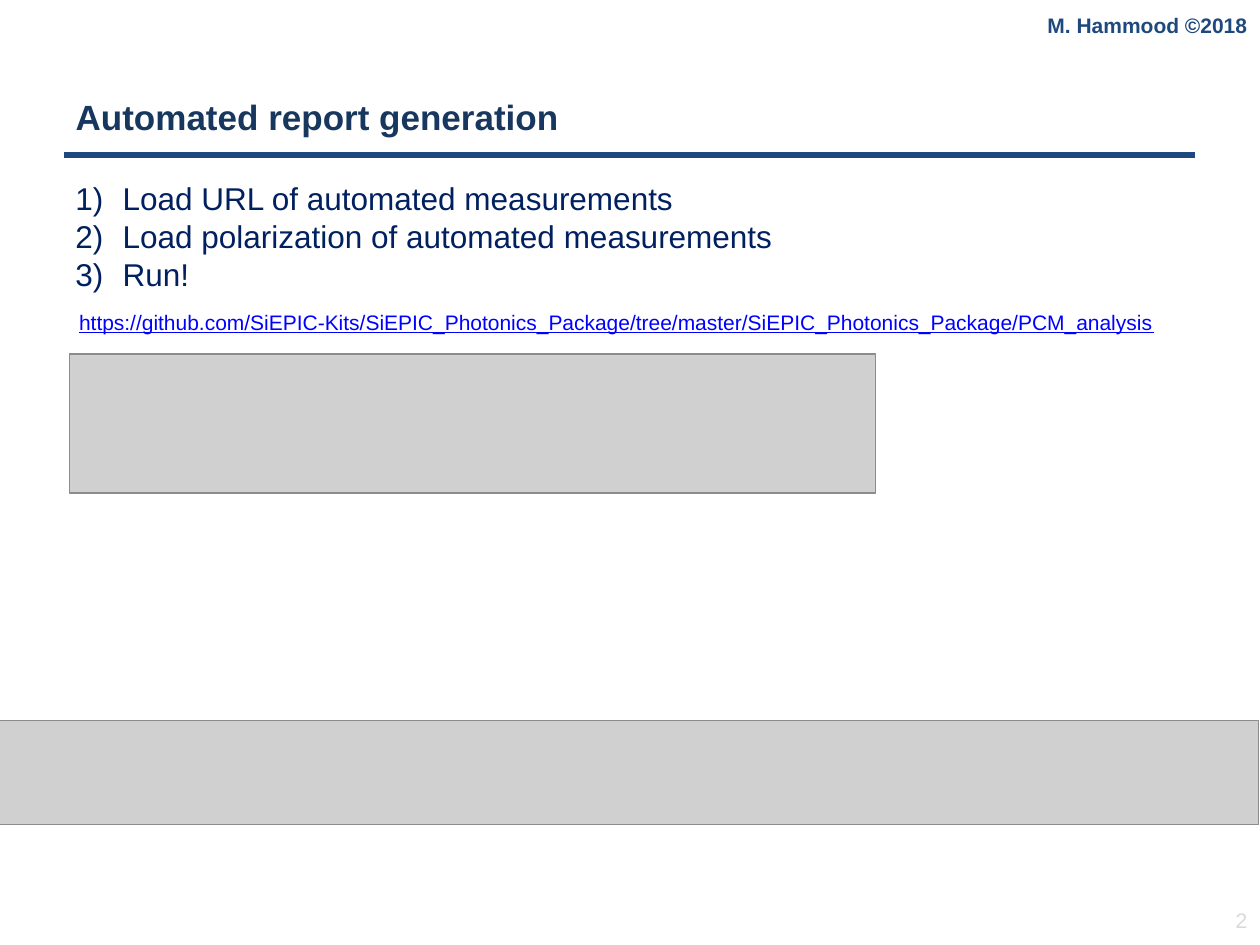
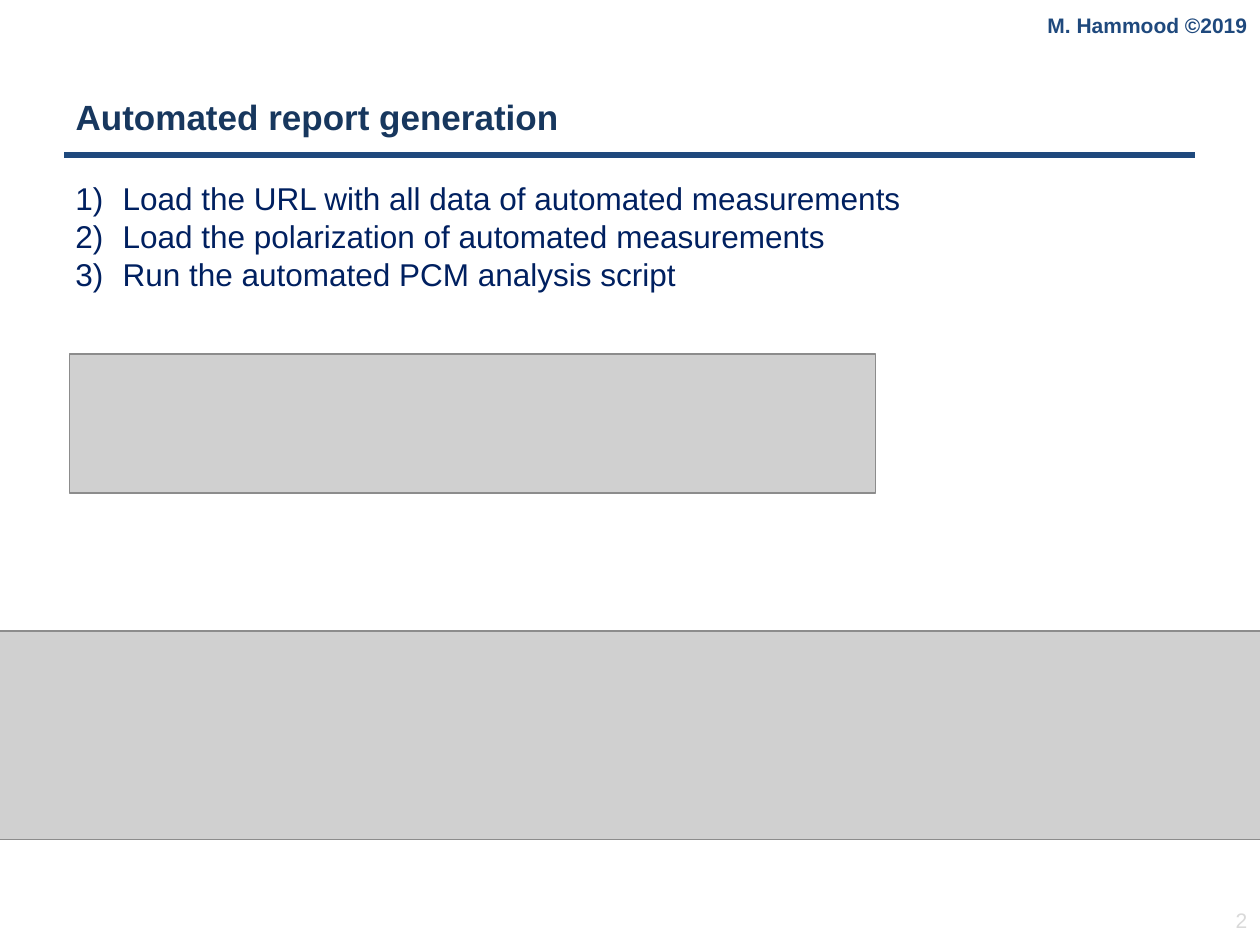
Before and after one commit to SiEPIC/SiEPIC_EBeam_PDK, a slide deck: slide 2 of PCM/PCM_intro.pptx. Drawn at 1260x945 pixels with LibreOffice and Linux fonts; fonts in the diff are those of the drawing; grey boxes stand for pictures; background and template pictures are left out. Boxes give left, top, right and bottom in pixels: in the first picture for what was removed or moved away, otherwise in the second. Text is boxed around its words. In the diff, an @@ line names an element or a change of style, - is before the commit and + after.

```diff
--- a/PCM/PCM_intro.pptx
+++ b/PCM/PCM_intro.pptx
@@ text at box(1047, 17, 1247, 33): text changed @@
-M. Hammood ©2018
+M. Hammood ©2019
@@ text at box(123, 187, 900, 292): text changed @@
-1) Load URL of automated measurements
-2) Load polarization of automated measurements
-3) Run!
+1) Load the URL with all data of automated measurements
+2) Load the polarization of automated measurements
+3) Run the automated PCM analysis script
@@ text removed at box(79, 314, 1152, 334) @@
-https://github.com/SiEPIC-Kits/SiEPIC_Photonics_Package/tree/master/SiEPIC_Photonics_Package/PCM_analysis
@@ picture: place and size @@
-picture at box(0, 721, 1259, 824)
+picture at box(0, 631, 1260, 840)
```
Also in this commit, not shown: 2 other slides changed, 4 slides added, 2 other files.
